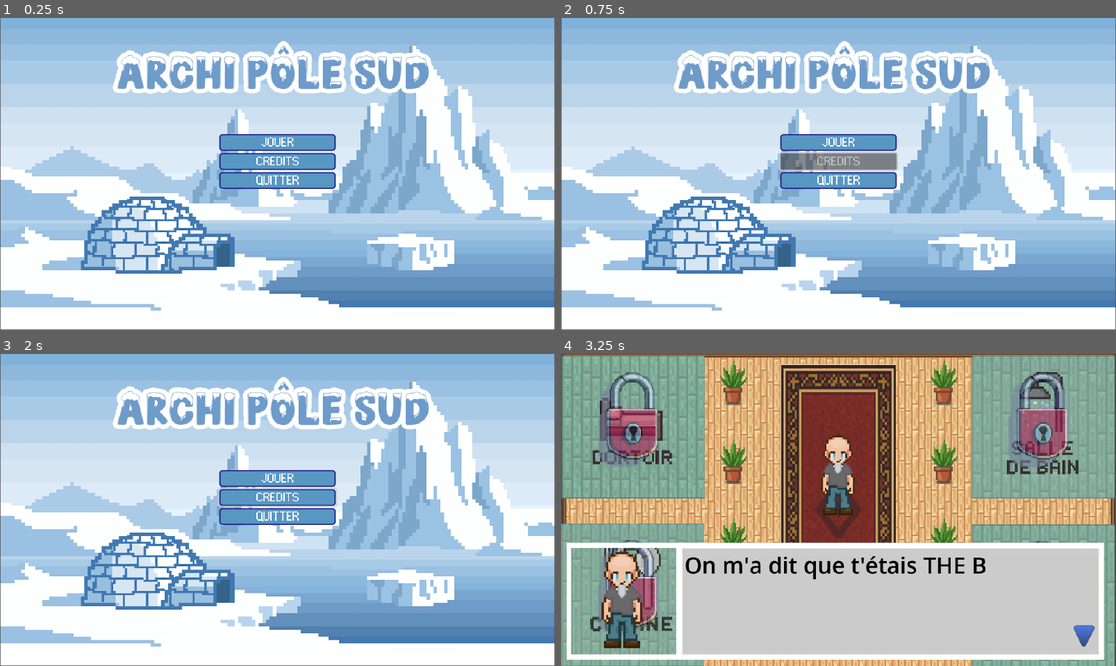
Above: before the commit, frames 1-4 (two rows, left to right).
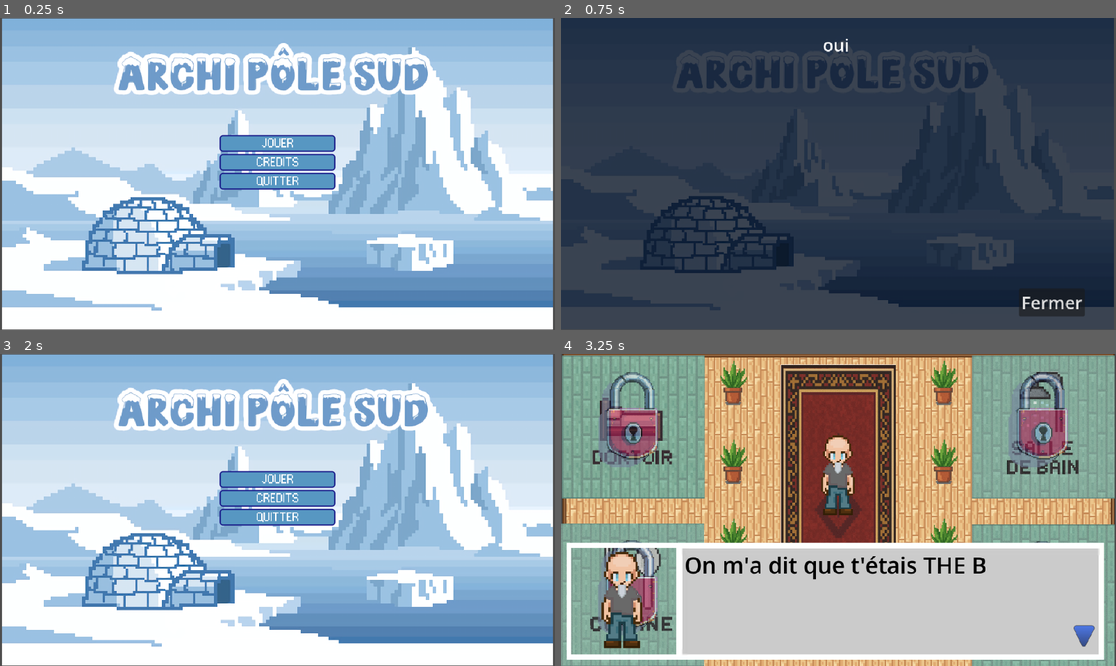
Above: after the commit, the same moments.

Repository: Eliralepas/jeu-serieux
Game: Godot game, scene res://scenes/menu_principale.tscn
Same seed, same stepped clock (60 frames per second), same inputs: the game is played once before the commit and once after it.
Inputs (mouse positions are in pixels of both pictures, inside the frame that each line leads up to):
- Up to frame 1 (0.25 s): no input
- Up to frame 2 (0.75 s): click "CREDITS" at 0.5 s
- Up to frame 3 (2 s): click (488, 637) at 1.25 s, where only the run after the commit has a clickable "Fermer"
- Up to frame 4 (3.25 s): click "JOUER" at 2 s; tap Enter (ui_accept) at 2.75, 3.02 s; move the mouse to (960, 494) at 2.77 s; click (960, 494) at 2.92 s

The runs differ from the first frame. In frame 1, 7.4% of the frame differs, in the area x 0-100%, y 0-100%; in frame 2, 100%; in frame 3, 7.4%; in frame 4, nothing differs.

Commit message:
Ajout de la scene du crédit

Diff:
--- a/save/save_game.json
+++ b/save/save_game.json
@@ -1 +1,35 @@
-{"budget":1100,"cuisine":{"nom":"cuisine","remarques":"","saison":0,"score":0},"dortoir":{"nom":"dortoir","remarques":"","saison":1,"score":0},"personnages":{"perso1":4,"perso2":4,"perso3":4,"perso4":4},"salle_de_bain":{"nom":"salle_de_bain","remarques":"","saison":0,"score":0},"salon":{"nom":"salon","remarques":"","saison":1,"score":0},"score_total":0,"tour":0}
+{
+	"budget": 345.0,
+	"cuisine": {
+		"nom": "cuisine",
+		"remarques": "On ne peut pas satisfaire tout le monde.\nC'est une superbe idée d'avoir mis les rideaux, puisqu'il fait tout le temps jour durant cette saison.\nC'est bien que tu aies pu réparer l'objet cassé, merci.\nBon, la couleur du mur plait à tout le monde, pas trop clair ni trop foncé.\n",
+		"saison": 0.0,
+		"score": 12.0
+	},
+	"dortoir": {
+		"nom": "dortoir",
+		"remarques": "On ne peut pas satisfaire tout le monde.\nC'est une superbe idée d'avoir mis la lampe, il fait tout le temps nuit durant cette saison.\nC'est bien que tu aies pu réparer l'objet cassé, merci.\nBon, la couleur du mur plait à tout le monde, pas trop clair ni trop foncé.\n",
+		"saison": 1.0,
+		"score": 12.0
+	},
+	"personnages": {
+		"perso1": 8.0,
+		"perso2": 4.0,
+		"perso3": 8.0,
+		"perso4": 8.0
+	},
+	"salle_de_bain": {
+		"nom": "salle_de_bain",
+		"remarques": "Et bien, tout les résidents ont été satisfait !\nC'est une superbe idée d'avoir mis les rideaux, puisqu'il fait tout le temps jour durant cette saison.\nC'est bien que tu aies pu réparer l'objet cassé, merci.\nBon, au niveau de la couleur du mur tu aurais pu faire plus d'effort.\n",
+		"saison": 0.0,
+		"score": 8.0
+	},
+	"salon": {
+		"nom": "salon",
+		"remarques": "Et bien, tout les résidents ont été satisfait !\nC'est une superbe idée d'avoir mis la lampe, il fait tout le temps nuit durant cette saison.\nC'est bien que tu aies pu réparer l'objet cassé, merci.\nBon, la couleur du mur plait à tout le monde, pas trop clair ni trop foncé.\n",
+		"saison": 1.0,
+		"score": 12.0
+	},
+	"score_total": 72,
+	"tour": 4.0
+}
--- /dev/null
+++ b/scenes/credit.tscn
@@ -0,0 +1,68 @@
+[gd_scene load_steps=7 format=3 uid="uid://c7d7aytnq4nfb"]
+
+[ext_resource type="Script" uid="uid://d1m66d4xot6pu" path="res://scripts/credit.gd" id="1_5egdn"]
+[ext_resource type="Texture2D" uid="uid://jlqkj2gdecf4" path="res://readme/archi_pole_sud.png" id="1_kmqx5"]
+
+[sub_resource type="StyleBoxEmpty" id="StyleBoxEmpty_st0h4"]
+
+[sub_resource type="StyleBoxEmpty" id="StyleBoxEmpty_5egdn"]
+
+[sub_resource type="StyleBoxEmpty" id="StyleBoxEmpty_32mfc"]
+
+[sub_resource type="StyleBoxEmpty" id="StyleBoxEmpty_mkchp"]
+
+[node name="credit" type="Control"]
+layout_mode = 3
+anchors_preset = 15
+anchor_right = 1.0
+anchor_bottom = 1.0
+grow_horizontal = 2
+grow_vertical = 2
+script = ExtResource("1_5egdn")
+
+[node name="textureRect" type="TextureRect" parent="."]
+self_modulate = Color(0.2267639, 0.2614057, 0.31894395, 1)
+layout_mode = 0
+offset_right = 40.0
+offset_bottom = 40.0
+texture = ExtResource("1_kmqx5")
+
+[node name="Button" type="Button" parent="textureRect"]
+layout_mode = 1
+anchors_preset = 3
+anchor_left = 1.0
+anchor_top = 1.0
+anchor_right = 1.0
+anchor_bottom = 1.0
+offset_left = -142.0
+offset_top = -60.0
+offset_right = -50.0
+offset_bottom = -23.0
+grow_horizontal = 0
+grow_vertical = 0
+theme_override_font_sizes/font_size = 30
+text = "Fermer"
+
+[node name="richTextLabel" type="RichTextLabel" parent="textureRect"]
+layout_mode = 1
+anchors_preset = 8
+anchor_left = 0.5
+anchor_top = 0.5
+anchor_right = 0.5
+anchor_bottom = 0.5
+offset_left = -264.7125
+offset_top = -250.0
+offset_right = 264.71252
+offset_bottom = 250.0
+grow_horizontal = 2
+grow_vertical = 2
+theme_override_font_sizes/normal_font_size = 30
+theme_override_styles/normal = SubResource("StyleBoxEmpty_st0h4")
+theme_override_styles/focus = SubResource("StyleBoxEmpty_5egdn")
+theme_override_styles/background = SubResource("StyleBoxEmpty_32mfc")
+theme_override_styles/fill = SubResource("StyleBoxEmpty_mkchp")
+text = "oui"
+fit_content = true
+horizontal_alignment = 1
+
+[connection signal="pressed" from="textureRect/Button" to="." method="_on_button_pressed"]
--- a/scenes/hall/hall.tscn
+++ b/scenes/hall/hall.tscn
@@ -19,6 +19,7 @@
 [ext_resource type="Texture2D" uid="uid://b527rikoxwpl" path="res://assets/autres/salle_de_bain.png" id="17_xabks"]
 [ext_resource type="Texture2D" uid="uid://dbt3ybh1n4pbt" path="res://assets/autres/dortoir.png" id="18_pk1sp"]
 [ext_resource type="PackedScene" uid="uid://dk70484371esh" path="res://scenes/hall/dialog.tscn" id="19_s8cf7"]
+[ext_resource type="AudioStream" uid="uid://m4ompdd81px7" path="res://musique/hall_background.mp3" id="20_l20mb"]
 
 [sub_resource type="TileSetAtlasSource" id="TileSetAtlasSource_k255s"]
 texture = ExtResource("2_2x4b0")
@@ -200,6 +201,10 @@
 offset_bottom = 118.0
 scale = Vector2(1.2, 1.2)
 
+[node name="backgroundHall" type="AudioStreamPlayer2D" parent="."]
+stream = ExtResource("20_l20mb")
+autoplay = true
+
 [connection signal="on_dialog_end" from="dialogBox" to="." method="_on_dialog_box_on_dialog_end"]
 
 [editable path="salles/salon"]
--- a/scenes/menu_principale.tscn
+++ b/scenes/menu_principale.tscn
@@ -1,8 +1,10 @@
-[gd_scene load_steps=5 format=3 uid="uid://cemopexgp5ubb"]
+[gd_scene load_steps=7 format=3 uid="uid://cemopexgp5ubb"]
 
 [ext_resource type="Script" uid="uid://ddgotr4vmmcfs" path="res://scripts/menu_principale.gd" id="1_ccts7"]
 [ext_resource type="Texture2D" uid="uid://jlqkj2gdecf4" path="res://readme/archi_pole_sud.png" id="2_rhrkc"]
 [ext_resource type="FontFile" uid="uid://bybv0or3wpnw7" path="res://assets/police/ConnectionII.otf" id="3_7w7dl"]
+[ext_resource type="AudioStream" uid="uid://0skhge0a1a68" path="res://musique/menu_background.mp3" id="4_rhrkc"]
+[ext_resource type="PackedScene" uid="uid://c7d7aytnq4nfb" path="res://scenes/credit.tscn" id="5_7w7dl"]
 
 [sub_resource type="StyleBoxFlat" id="StyleBoxFlat_7wba1"]
 content_margin_left = 5.0
@@ -24,8 +26,7 @@
 script = ExtResource("1_ccts7")
 
 [node name="image" type="Sprite2D" parent="."]
-position = Vector2(0, -2)
-scale = Vector2(1.5491786, 1.4883397)
+scale = Vector2(1.54, 1.479)
 texture = ExtResource("2_rhrkc")
 
 [node name="vBoxContainer" type="VBoxContainer" parent="image"]
@@ -85,6 +86,19 @@
 [node name="camera2D" type="Camera2D" parent="."]
 zoom = Vector2(0.78, 0.78)
 
+[node name="menuBackground" type="AudioStreamPlayer2D" parent="."]
+position = Vector2(674, 380)
+stream = ExtResource("4_rhrkc")
+autoplay = true
+
+[node name="credit" parent="." instance=ExtResource("5_7w7dl")]
+visible = false
+offset_left = -742.0
+offset_top = -420.0
+offset_right = -742.0
+offset_bottom = -420.0
+scale = Vector2(1.5491786, 1.4883397)
+
 [connection signal="pressed" from="image/vBoxContainer/buttonJouer" to="." method="_on_button_jouer_pressed"]
 [connection signal="pressed" from="image/vBoxContainer/buttonCredits" to="." method="_on_button_credits_pressed"]
 [connection signal="pressed" from="image/vBoxContainer/buttonQuitter" to="." method="_on_button_quitter_pressed"]
--- a/scenes/salles/cuisine.tscn
+++ b/scenes/salles/cuisine.tscn
@@ -18,9 +18,9 @@
 [ext_resource type="Texture2D" uid="uid://cb2k2uw7phjp7" path="res://assets/meubles/salle_de_bain/fenetre.png" id="16_2srlg"]
 [ext_resource type="PackedScene" uid="uid://bidemcih0p3dj" path="res://scenes/salles/menu.tscn" id="17_ifbmg"]
 [ext_resource type="AudioStream" uid="uid://db351d17gu0mw" path="res://musique/door_opening.ogg" id="18_uutg6"]
-[ext_resource type="AudioStream" uid="uid://johqbx3tpyhk" path="res://musique/magasin_background.mp3" id="19_we427"]
+[ext_resource type="AudioStream" uid="uid://cr2kumhram588" path="res://musique/magasin_background.mp3" id="19_we427"]
 [ext_resource type="AudioStream" uid="uid://2cgu5caxdtib" path="res://musique/people_talking.mp3" id="20_bpb2k"]
-[ext_resource type="AudioStream" uid="uid://dioknkfs7vb5c" path="res://musique/background.mp3" id="21_nk0v1"]
+[ext_resource type="AudioStream" uid="uid://c6xe5cdopi804" path="res://musique/piece_background.mp3" id="21_eervu"]
 [ext_resource type="Script" uid="uid://djon206v104w1" path="res://scripts/liste_objets.gd" id="22_nhxou"]
 [ext_resource type="Texture2D" uid="uid://bx4qe35a0d58u" path="res://assets/meubles/cuisine/radiateur.png" id="23_fsf0p"]
 [ext_resource type="Script" uid="uid://bv1edvx7phtyi" path="res://scripts/object.gd" id="24_wr3it"]
@@ -202,9 +202,10 @@
 
 [node name="talkingPeople" type="AudioStreamPlayer2D" parent="songs"]
 stream = ExtResource("20_bpb2k")
+volume_db = -30.0
 
 [node name="mainBackground" type="AudioStreamPlayer2D" parent="songs"]
-stream = ExtResource("21_nk0v1")
+stream = ExtResource("21_eervu")
 autoplay = true
 
 [node name="listeObjets" type="Node2D" parent="."]
--- a/scenes/salles/dortoir.tscn
+++ b/scenes/salles/dortoir.tscn
@@ -13,9 +13,9 @@
 [ext_resource type="Texture2D" uid="uid://e41tvwpti1lr" path="res://assets/sol/pixilart-drawing(2).png" id="11_ol77h"]
 [ext_resource type="PackedScene" uid="uid://bidemcih0p3dj" path="res://scenes/salles/menu.tscn" id="12_8bwnl"]
 [ext_resource type="AudioStream" uid="uid://db351d17gu0mw" path="res://musique/door_opening.ogg" id="13_vu7u3"]
-[ext_resource type="AudioStream" uid="uid://johqbx3tpyhk" path="res://musique/magasin_background.mp3" id="14_4fekk"]
+[ext_resource type="AudioStream" uid="uid://cr2kumhram588" path="res://musique/magasin_background.mp3" id="14_4fekk"]
 [ext_resource type="AudioStream" uid="uid://2cgu5caxdtib" path="res://musique/people_talking.mp3" id="15_dh3wr"]
-[ext_resource type="AudioStream" uid="uid://dioknkfs7vb5c" path="res://musique/background.mp3" id="16_nmv4e"]
+[ext_resource type="AudioStream" uid="uid://c6xe5cdopi804" path="res://musique/piece_background.mp3" id="16_22j5c"]
 [ext_resource type="Script" uid="uid://djon206v104w1" path="res://scripts/liste_objets.gd" id="17_epgp7"]
 [ext_resource type="Texture2D" uid="uid://dnnlob4ekrujw" path="res://assets/meubles/dortoir/cadres.png" id="18_36uti"]
 [ext_resource type="Script" uid="uid://bv1edvx7phtyi" path="res://scripts/object.gd" id="19_5w1rt"]
@@ -184,9 +184,10 @@
 
 [node name="talkingPeople" type="AudioStreamPlayer2D" parent="songs"]
 stream = ExtResource("15_dh3wr")
+volume_db = -30.0
 
 [node name="mainBackground" type="AudioStreamPlayer2D" parent="songs"]
-stream = ExtResource("16_nmv4e")
+stream = ExtResource("16_22j5c")
 autoplay = true
 
 [node name="listeObjets" type="Node2D" parent="."]
--- a/scenes/salles/salle_de_bain.tscn
+++ b/scenes/salles/salle_de_bain.tscn
@@ -16,9 +16,9 @@
 [ext_resource type="Texture2D" uid="uid://bfmeklam7fxe8" path="res://assets/meubles/salle_de_bain/lavabo.png" id="14_432u0"]
 [ext_resource type="PackedScene" uid="uid://bidemcih0p3dj" path="res://scenes/salles/menu.tscn" id="15_ikart"]
 [ext_resource type="AudioStream" uid="uid://db351d17gu0mw" path="res://musique/door_opening.ogg" id="16_mwycu"]
-[ext_resource type="AudioStream" uid="uid://johqbx3tpyhk" path="res://musique/magasin_background.mp3" id="17_0nkk2"]
+[ext_resource type="AudioStream" uid="uid://cr2kumhram588" path="res://musique/magasin_background.mp3" id="17_0nkk2"]
 [ext_resource type="AudioStream" uid="uid://2cgu5caxdtib" path="res://musique/people_talking.mp3" id="18_3l0iv"]
-[ext_resource type="AudioStream" uid="uid://dioknkfs7vb5c" path="res://musique/background.mp3" id="19_bnth3"]
+[ext_resource type="AudioStream" uid="uid://c6xe5cdopi804" path="res://musique/piece_background.mp3" id="19_gftd5"]
 [ext_resource type="Script" uid="uid://djon206v104w1" path="res://scripts/liste_objets.gd" id="20_trf8k"]
 [ext_resource type="Texture2D" uid="uid://fpfxk4kl1d22" path="res://assets/meubles/salle_de_bain/tapis.png" id="21_y4dqp"]
 [ext_resource type="Script" uid="uid://bv1edvx7phtyi" path="res://scripts/object.gd" id="22_jh5jd"]
@@ -197,9 +197,10 @@
 
 [node name="talkingPeople" type="AudioStreamPlayer2D" parent="songs"]
 stream = ExtResource("18_3l0iv")
+volume_db = -30.0
 
 [node name="mainBackground" type="AudioStreamPlayer2D" parent="songs"]
-stream = ExtResource("19_bnth3")
+stream = ExtResource("19_gftd5")
 autoplay = true
 
 [node name="listeObjets" type="Node2D" parent="."]
--- a/scenes/salles/salon.tscn
+++ b/scenes/salles/salon.tscn
@@ -3,9 +3,9 @@
 [ext_resource type="Script" uid="uid://djcqdhafrd6lm" path="res://scripts/salon/salon.gd" id="1_fnx75"]
 [ext_resource type="Texture2D" uid="uid://e41tvwpti1lr" path="res://assets/sol/pixilart-drawing(2).png" id="2_vngit"]
 [ext_resource type="AudioStream" uid="uid://db351d17gu0mw" path="res://musique/door_opening.ogg" id="3_vrhtw"]
-[ext_resource type="AudioStream" uid="uid://johqbx3tpyhk" path="res://musique/magasin_background.mp3" id="4_qh071"]
+[ext_resource type="AudioStream" uid="uid://cr2kumhram588" path="res://musique/magasin_background.mp3" id="4_qh071"]
 [ext_resource type="AudioStream" uid="uid://2cgu5caxdtib" path="res://musique/people_talking.mp3" id="5_mwvcc"]
-[ext_resource type="AudioStream" uid="uid://dioknkfs7vb5c" path="res://musique/background.mp3" id="6_wgwyt"]
+[ext_resource type="AudioStream" uid="uid://c6xe5cdopi804" path="res://musique/piece_background.mp3" id="6_fnx75"]
 [ext_resource type="Texture2D" uid="uid://bn4v44g7kdewg" path="res://assets/meubles/salon/table_basse.png" id="7_lpn8u"]
 [ext_resource type="Texture2D" uid="uid://ba0hnkoiij3yw" path="res://assets/meubles/salon/TV.png" id="8_kyy8o"]
 [ext_resource type="Texture2D" uid="uid://b6s1phpdy8c5l" path="res://assets/meubles/salon/canape_salon.png" id="9_cak6w"]
@@ -115,9 +115,11 @@
 
 [node name="talkingPeople" type="AudioStreamPlayer2D" parent="songs"]
 stream = ExtResource("5_mwvcc")
+volume_db = -30.0
 
 [node name="mainBackground" type="AudioStreamPlayer2D" parent="songs"]
-stream = ExtResource("6_wgwyt")
+stream = ExtResource("6_fnx75")
+autoplay = true
 
 [node name="meublesBase" type="Node" parent="."]
 
--- /dev/null
+++ b/scripts/credit.gd
@@ -0,0 +1,16 @@
+extends Control
+
+@onready var rich_text_label: RichTextLabel = $textureRect/richTextLabel
+const PATH = "res://save/credit.txt"
+
+func _ready() -> void:
+	# On ouvre le fichier en lecture
+	var file := FileAccess.open(PATH, FileAccess.READ)
+	if file:
+		var content := file.get_as_text()
+		rich_text_label.text = content
+	else:
+		push_error("Impossible d'ouvrir le fichier : %s" % PATH)
+
+func _on_button_pressed() -> void:
+	visible = false
--- a/scripts/menu_principale.gd
+++ b/scripts/menu_principale.gd
@@ -2,6 +2,7 @@
 
 @onready var Vbox : VBoxContainer = $image/vBoxContainer
 const FILE_PATH := "res://save/save_game.json"
+@onready var credit: Control = $credit
 
 func _on_button_jouer_pressed() -> void:
 	if FileAccess.file_exists(FILE_PATH):
@@ -58,7 +59,7 @@
 
 
 func _on_button_credits_pressed() -> void:
-	print("Crédits")
+	credit.visible = true
 
 
 func _on_button_quitter_pressed() -> void:
Not shown, removed: musique/background.mp3.import
Not shown, changed: musique/magasin_background.mp3.import
Not shown, added: save/credit.txt
Not shown: 1 places in scenes/hall/hall.tscn that only renumber resources
Not shown, changed: musique/background.mp3
Not shown, added: musique/hall_background.mp3
Not shown, changed: musique/magasin_background.mp3
Not shown, added: musique/menu_background.mp3
Not shown, added: musique/piece_background.mp3
